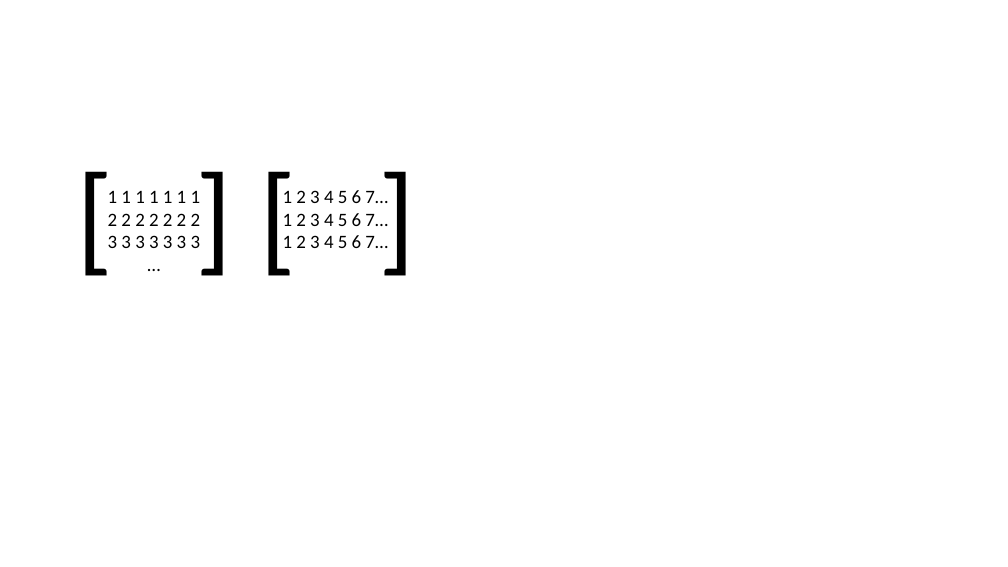
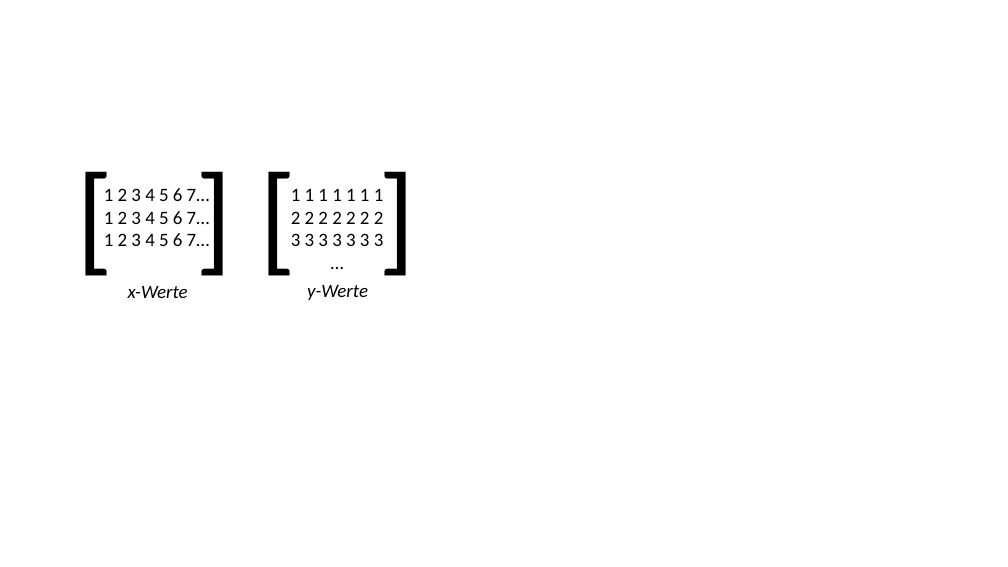
Before and after one commit to claryguru/BA_epics_camera, a slide deck: slide 9 of Dokumentation/erstellte_Abbildungen.pptx. Drawn at 1008x567 pixels with LibreOffice and Linux fonts; fonts in the diff are those of the drawing. Boxes give left, top, right and bottom in pixels: in the first picture for what was removed or moved away, otherwise in the second. Text is boxed around its words. In the diff, an @@ line names an element or a change of style, - is before the commit and + after.

```diff
--- a/Dokumentation/erstellte_Abbildungen.pptx
+++ b/Dokumentation/erstellte_Abbildungen.pptx
@@ text "1 2 3 4 5 ...": place and size @@
-text "1 2 3 4 5 ..." at [283,190,388,248]
+text "1 2 3 4 5 ..." at [104,188,210,246]
@@ text "1 1 1 1 1 ...": place and size @@
-text "1 1 1 1 1 ..." at [108,190,201,248]
+text "1 1 1 1 1 ..." at [291,188,384,246]
@@ text added at [128,286,188,298], 18 pt, text #000000, italic @@
+x-Werte
@@ text added at [307,285,368,300], 18 pt, text #000000, italic @@
+y-Werte
```
Also in this commit, not shown: 1 other slide changed, 1 slide added, 1 slide removed, 6 other files.
